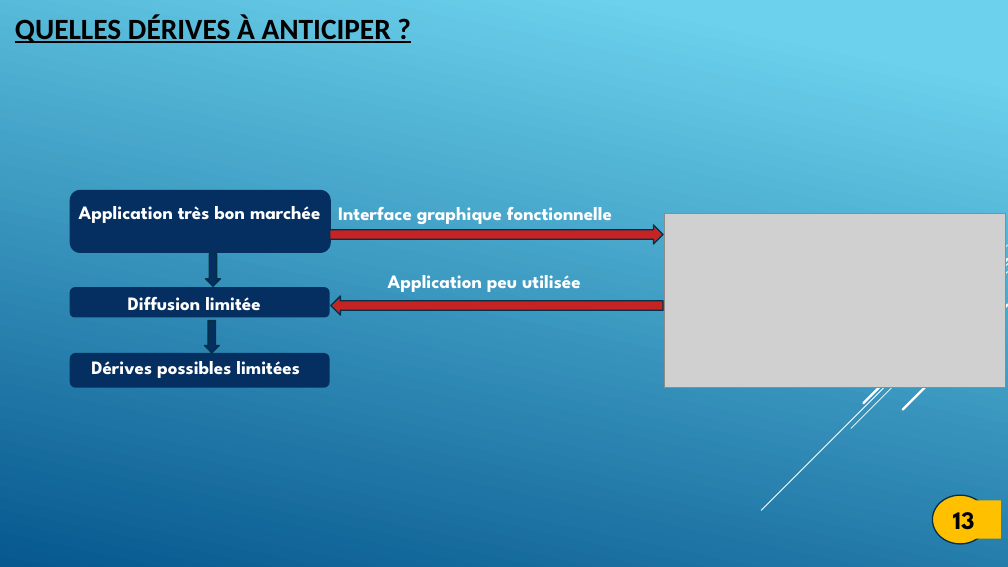
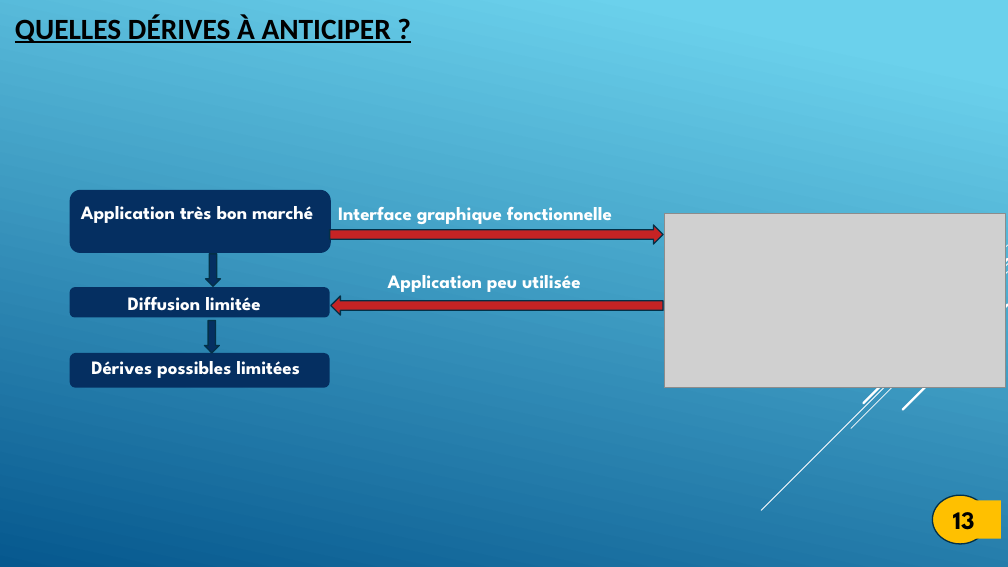
Before and after one commit to gmetras2001/EAN13-Barcode-Reader, a slide deck: slide 14 of Notre rapport/diapo code-barres.pptx. Drawn at 1008x567 pixels with LibreOffice and Linux fonts; fonts in the diff are those of the drawing; grey boxes stand for pictures. Boxes give left, top, right and bottom in pixels: in the first picture for what was removed or moved away, otherwise in the second. Text is boxed around its words. In the diff, an @@ line names an element or a change of style, - is before the commit and + after.

Commit message:
maj diapo orthographe

```diff
--- a/Notre rapport/diapo code-barres.pptx
+++ b/Notre rapport/diapo code-barres.pptx
@@ text at (81, 206, 313, 223): text changed @@
-Application très bon marchée
+Application très bon marché
```
